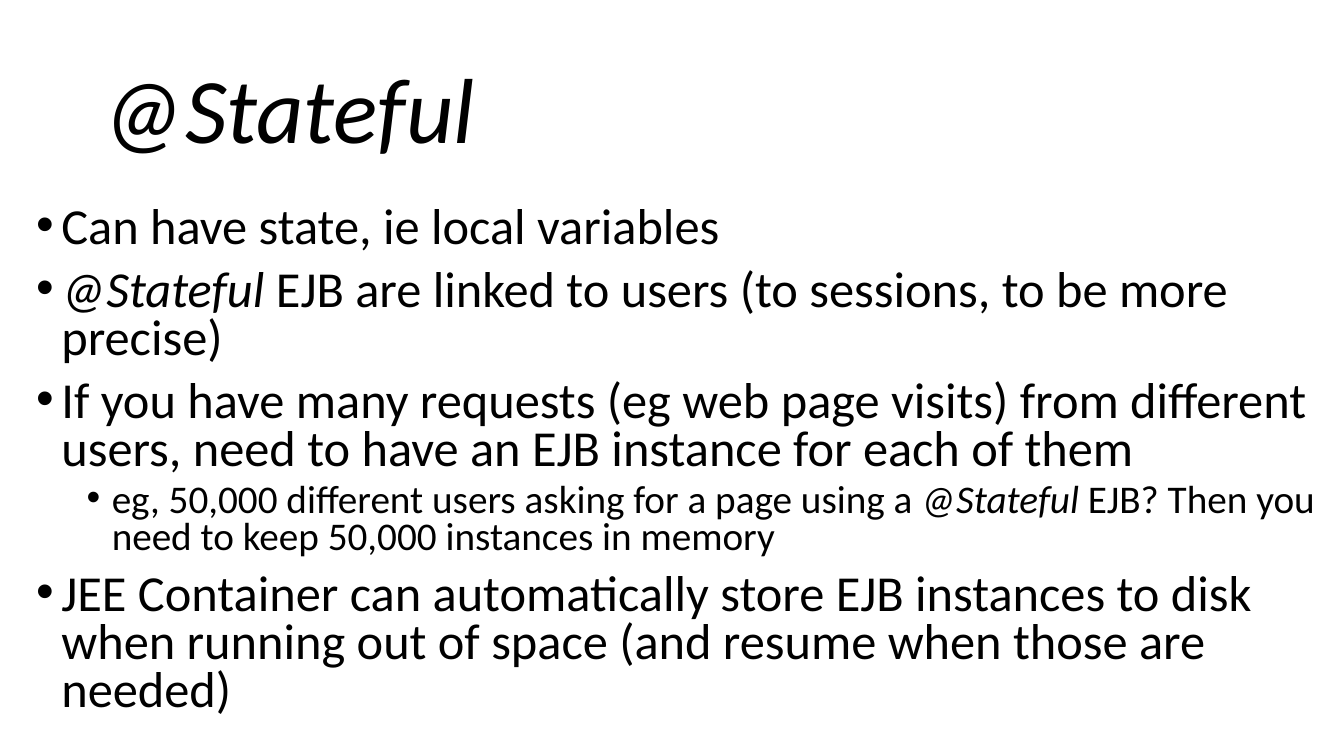
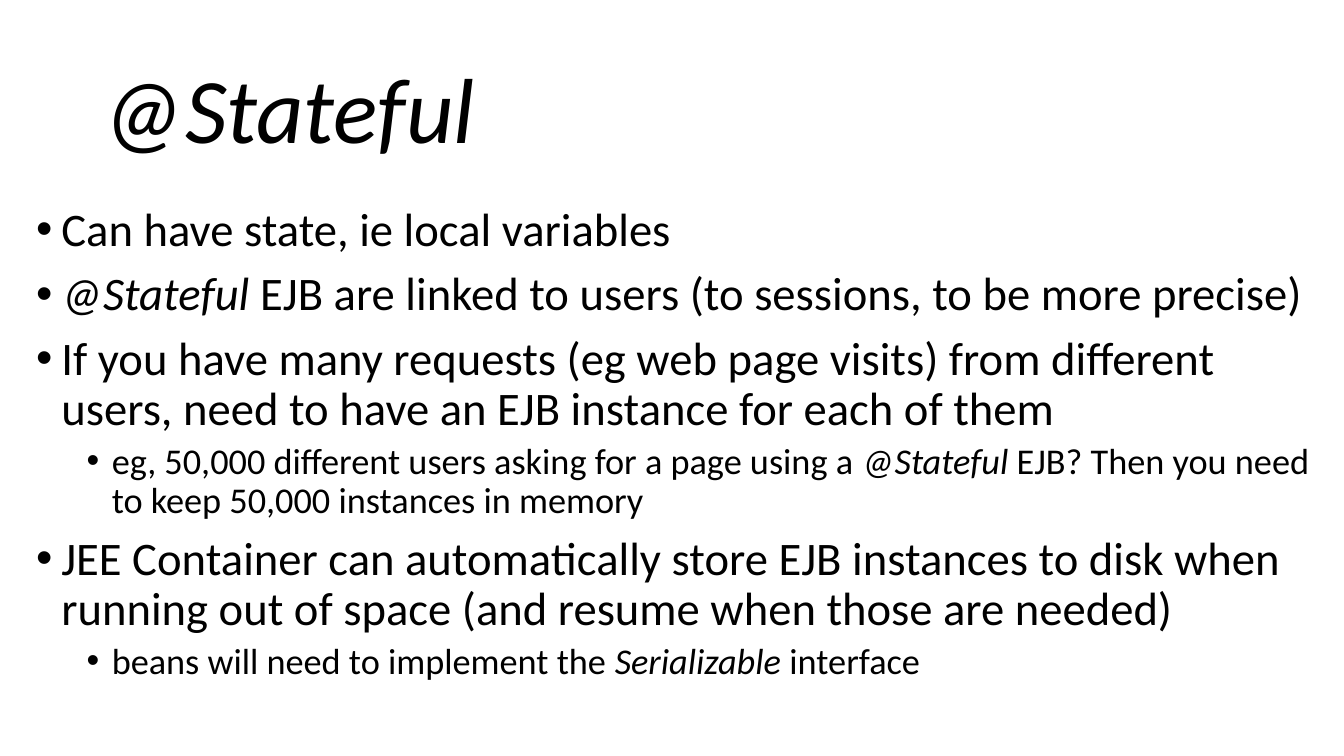
Before and after one commit to arcuri82/testing_security_development_enterprise_systems, a slide deck: slide 5 of doc/intro/slides/lesson_05_ejb.pptx. Drawn at 1344x756 pixels with LibreOffice and Linux fonts; fonts in the diff are those of the drawing. Boxes give left, top, right and bottom in pixels: in the first picture for what was removed or moved away, otherwise in the second. Text is boxed around its words. In the diff, an @@ line names an element or a change of style, - is before the commit and + after.

```diff
--- a/doc/intro/slides/lesson_05_ejb.pptx
+++ b/doc/intro/slides/lesson_05_ejb.pptx
@@ text at box(61, 213, 1309, 633): size 36 to 33.3 pt in "Can have state, ie local variables", "@Stateful EJB are linked to users (to ...", "If you have many requests (eg web ...", "JEE Container can automatically store EJB instances ..."; size 28 to 25.9 pt in "eg, 50,000 different users asking for a ..."; line spacing 0.8 to 0.9 @@
@@ text at box(112, 648, 920, 680): paragraph added @@
+  • beans will need to implement the Serializable interface
```
Also in this commit, not shown: 3 other slides changed, 5 slides removed, 4 other files.
